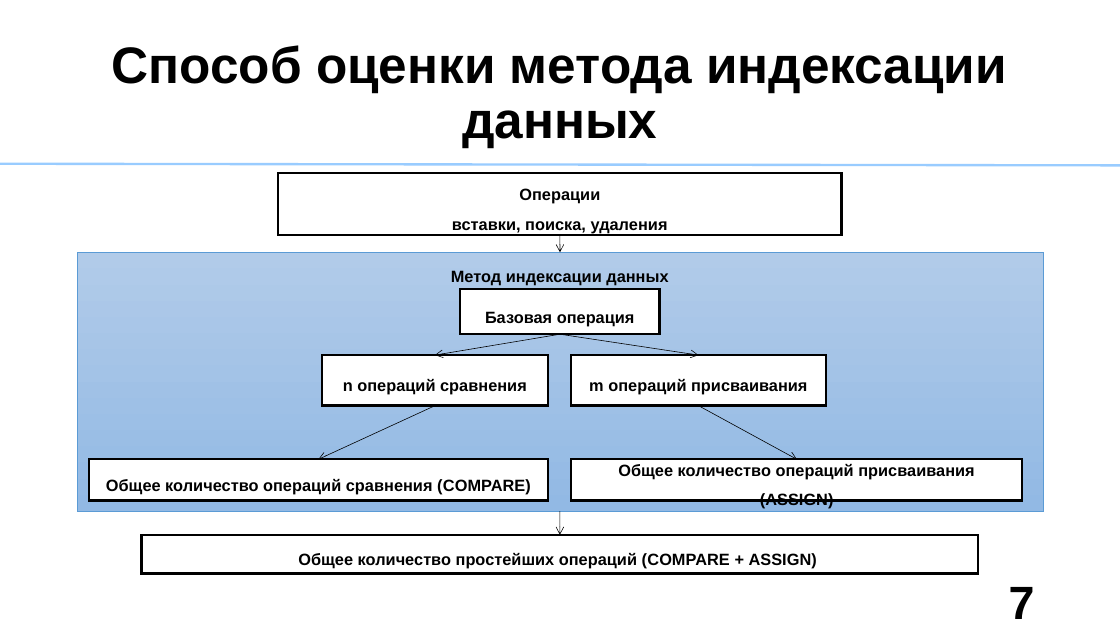
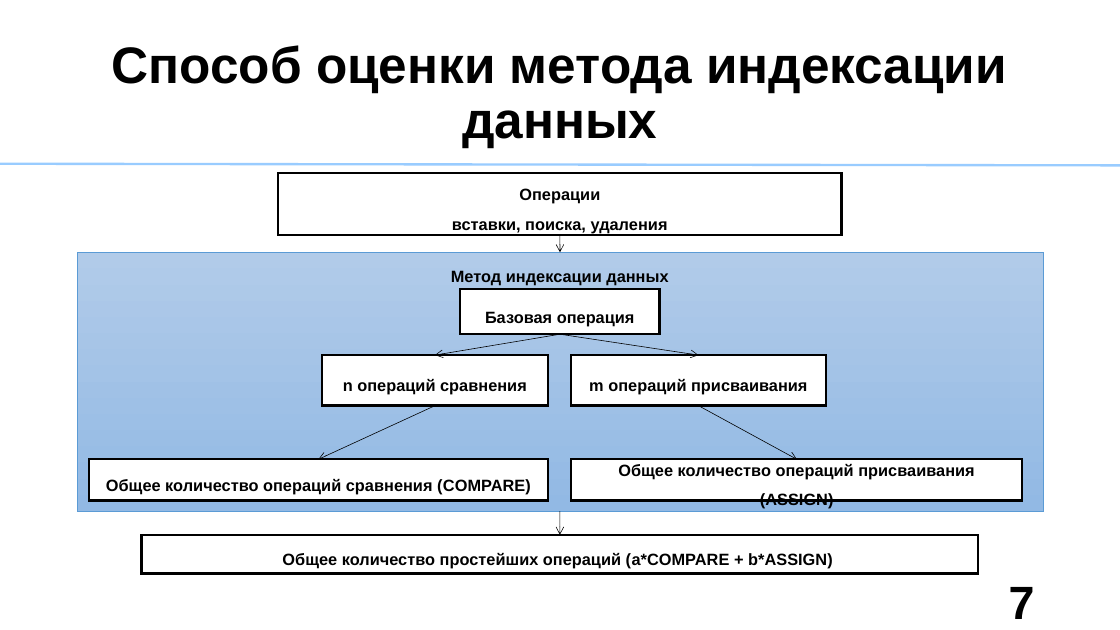
Before and after one commit to Akbars36/StorageAnalyzer, a slide deck: slide 7 of VizualizationResult/Sredstva_analiza_nagruzki_last.ppt. Drawn at 1120x630 pixels with LibreOffice and Linux fonts; fonts in the diff are those of the drawing. Boxes give left, top, right and bottom in pixels: in the first picture for what was removed or moved away, otherwise in the second. Text is boxed around its words. In the diff, an @@ line names an element or a change of style, - is before the commit and + after.

```diff
--- a/VizualizationResult/Sredstva_analiza_nagruzki_last.ppt
+++ b/VizualizationResult/Sredstva_analiza_nagruzki_last.ppt
@@ text in rectangle at <box>282,553,833,569</box>: text changed @@
-Общее количество простейших операций (COMPARE + ASSIGN)
+Общее количество простейших операций (a*COMPARE + b*ASSIGN)
```
Also in this commit, not shown: 24 other files.
